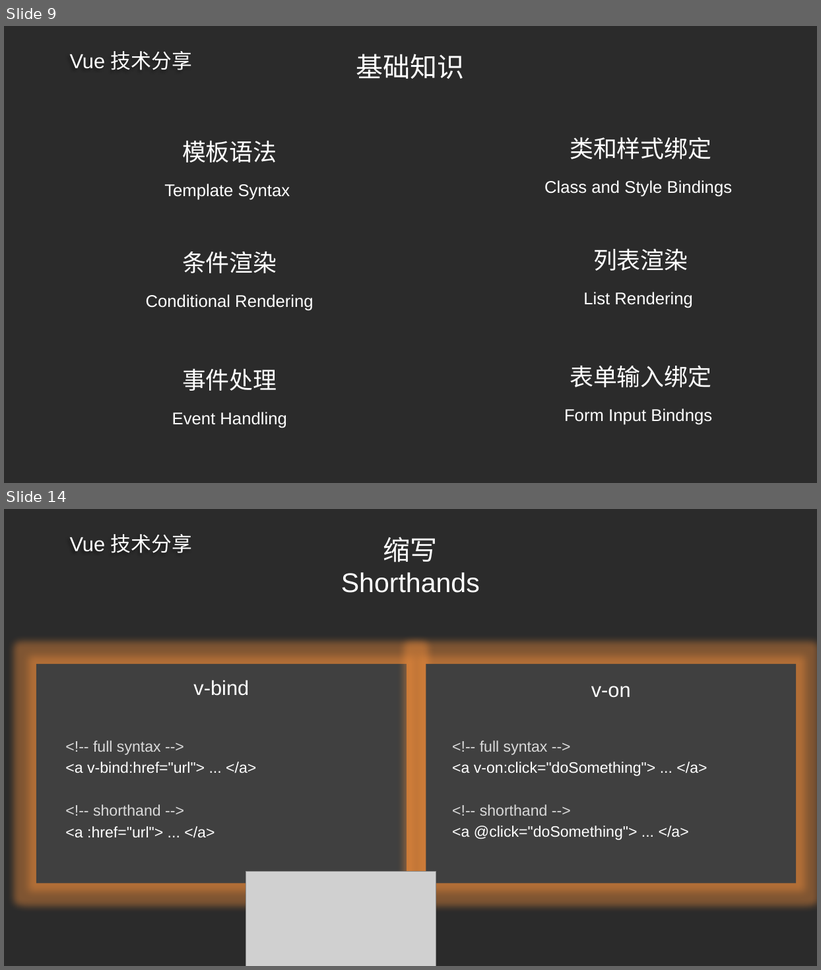
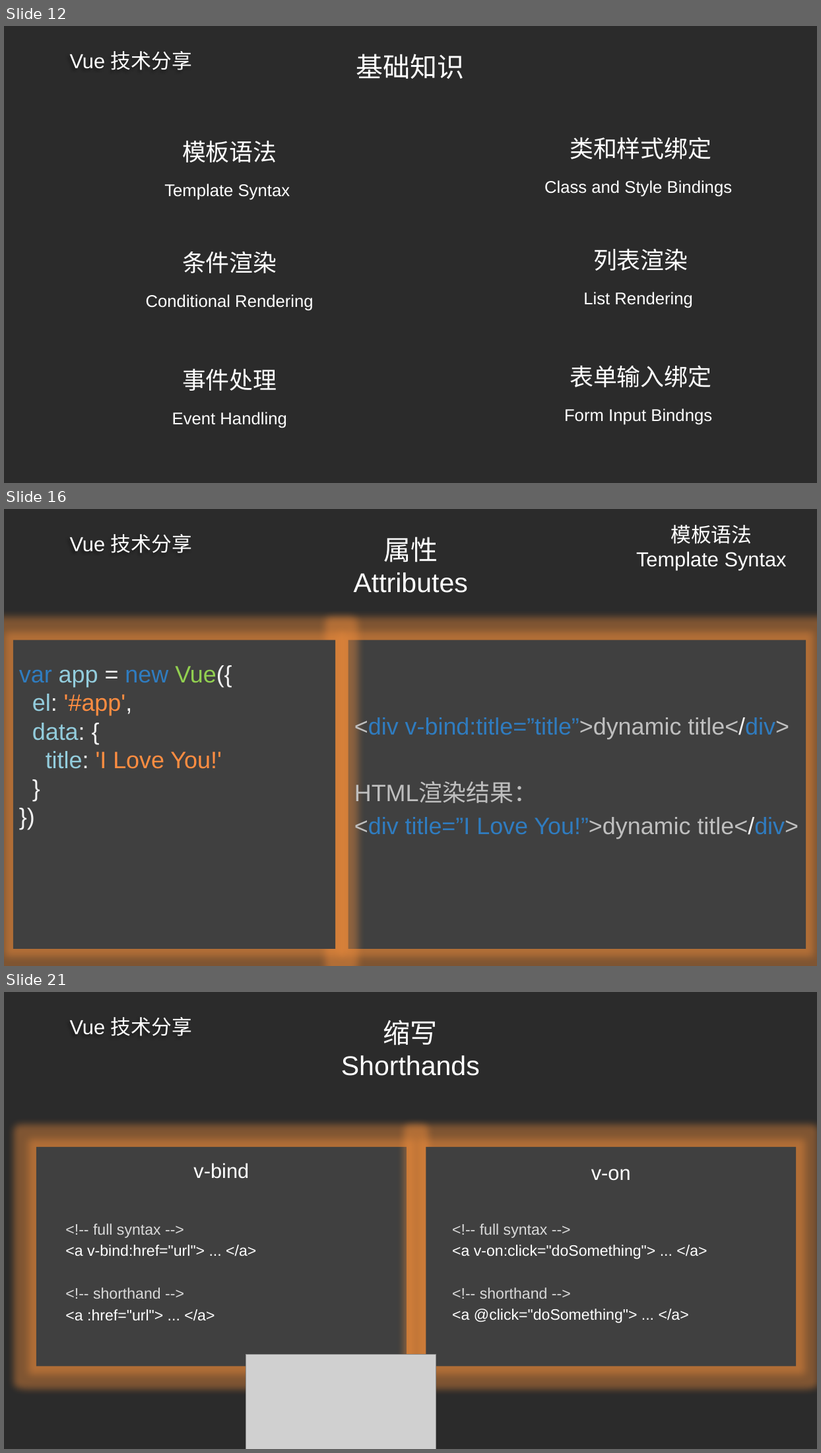
Before and after one commit to ldjdd/traing-library, a slide deck: vue/演示文稿.pptx. Shown one above the other, each under a label of ours: slides 9 and 14 before the commit, slides 12, 16 and 21 after it; the slides between them are not shown. The pictures are 821x970 and 821x1453 pixels, drawn with LibreOffice and Linux fonts; fonts in the diff are those of the drawing; grey boxes stand for pictures; background and template pictures are left out; a plain dark background stands for a picture behind light text. Boxes give left, top, right and bottom in pixels: in the first picture for what was removed or moved away, otherwise in the second. Text is boxed around its words. In the diff, an @@ line names an element or a change of style, - is before the commit and + after.

```diff
--- a/vue/演示文稿.pptx
+++ b/vue/演示文稿.pptx
@@ slide 16 added at bbox=[4, 509, 817, 966], background picture (left out); not listed: 1 template element that a slide beside it also shows @@
@@ text added at bbox=[636, 525, 787, 570], 24 pt, text #FFFFFF @@
+模板语法
+Template Syntax
@@ title added at bbox=[354, 537, 468, 593], 32 pt, text #FFFFFF @@
+属性
+Attributes
@@ rectangle added at bbox=[13, 640, 335, 949], fill #404040 @@
@@ rectangle added at bbox=[349, 640, 806, 949], fill #404040 @@
@@ text added at bbox=[19, 665, 232, 769], 28 pt, text #FF8D41 @@
+var app = new Vue({
+el: '#app',
+data: {
+title: 'I Love You!'
+}
+})
@@ text added at bbox=[354, 716, 799, 839], 28 pt, text #2F7CC0 @@
+<div v-bind:title=”title”>dynamic title</div>
+HTML渲染结果：
+<div title=”I Love You!”>dynamic title</div>
@@ what was slide 9 is now slide 12 @@
@@ what was slide 14 is now slide 21 @@
```
Also in this commit, not shown: 4 slides changed, 7 other slides added, 1 slide removed, 5 other files.
